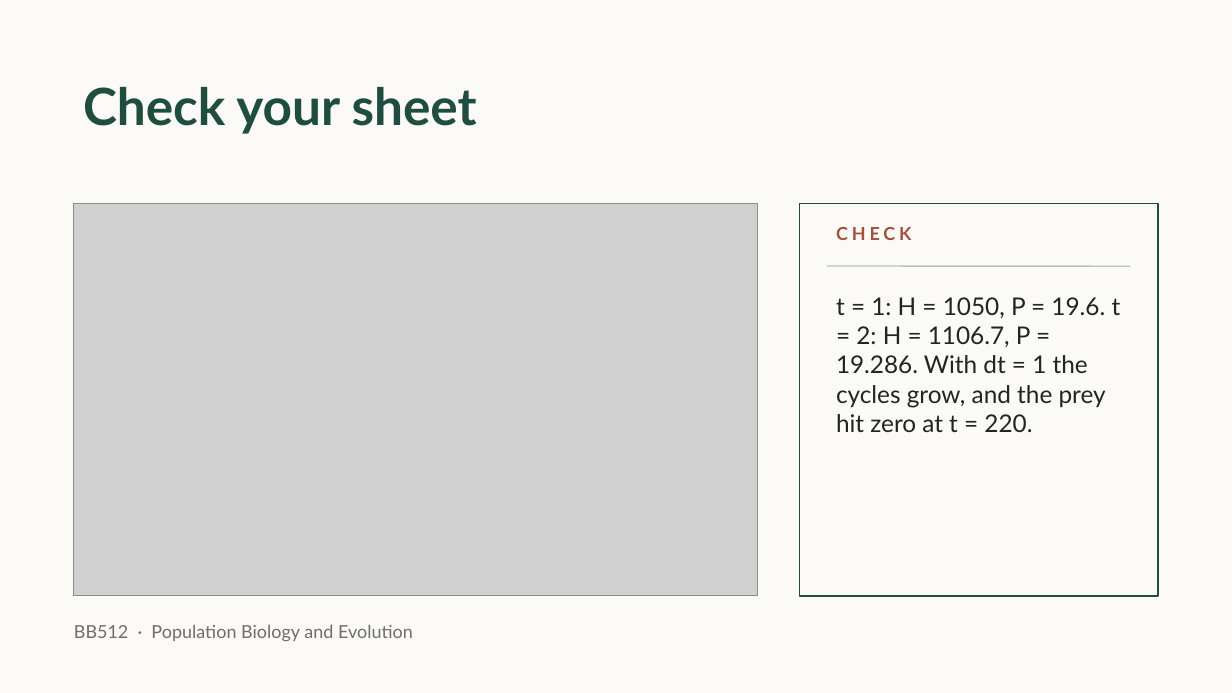
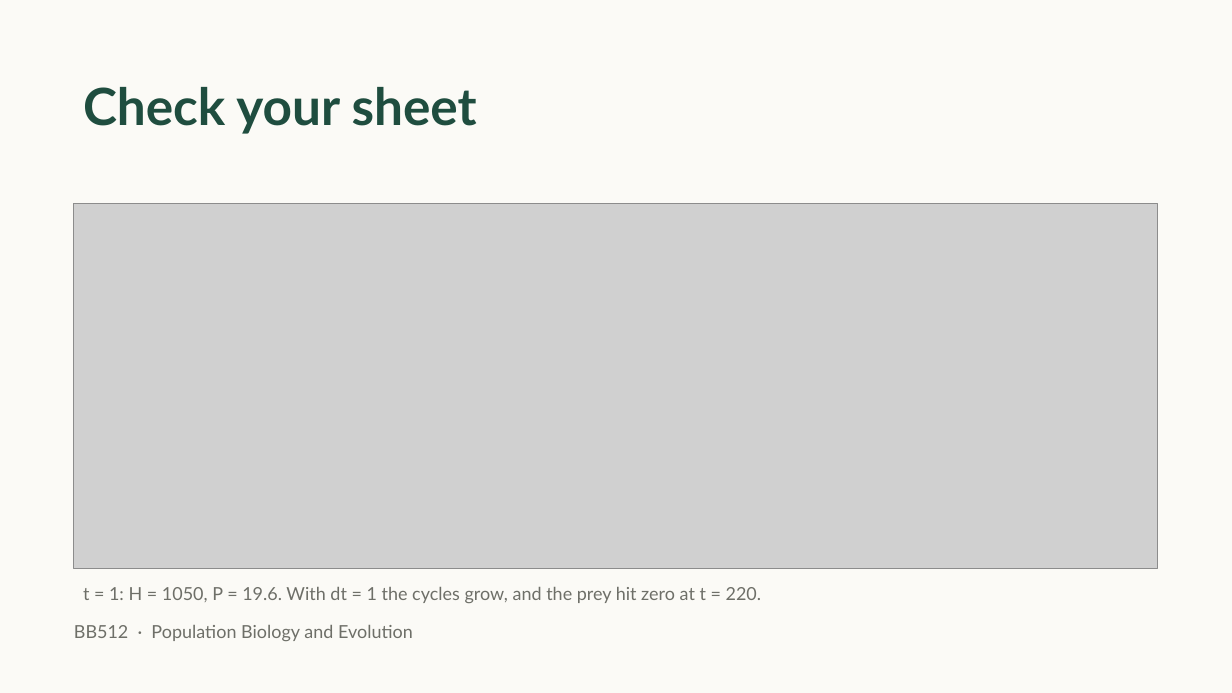
Before and after one commit to jonesor/BB512_Book, a slide deck: slide 4 of lecture_figures/lv_predation/BB512 - Lotka Volterra Predator Prey Practical v2.pptx (slide 3 before the commit). Drawn at 1232x693 pixels with LibreOffice and Linux fonts; fonts in the diff are those of the drawing; grey boxes stand for pictures. Boxes give left, top, right and bottom in pixels: in the first picture for what was removed or moved away, otherwise in the second. Text is boxed around its words. In the diff, an @@ line names an element or a change of style, - is before the commit and + after.

```diff
--- a/lecture_figures/lv_predation/BB512 - Lotka Volterra Predator Prey Practical v2.pptx
+++ b/lecture_figures/lv_predation/BB512 - Lotka Volterra Predator Prey Practical v2.pptx
@@ picture: place and size @@
-picture at (74,203,758,596)
+picture at (74,203,1158,568)
@@ rectangle removed at (799,203,1158,596) @@
@@ text removed at (836,227,911,240) @@
-CHECK
@@ line removed from (827, 266) to (1130, 266) @@
@@ text at (83,587,762,603): text changed; size 19 to 14 pt; text colour #1F2623 to #6E6F68 @@
-t = 1: H = 1050, P = 19.6. t = 2: H = 1106.7, P = 19.286. With dt = 1 the cycles grow, and the prey hit zero at t = 220.
+t = 1: H = 1050, P = 19.6. With dt = 1 the cycles grow, and the prey hit zero at t = 220.
```
Also in this commit, not shown: 1 slide added, 7 other files.
